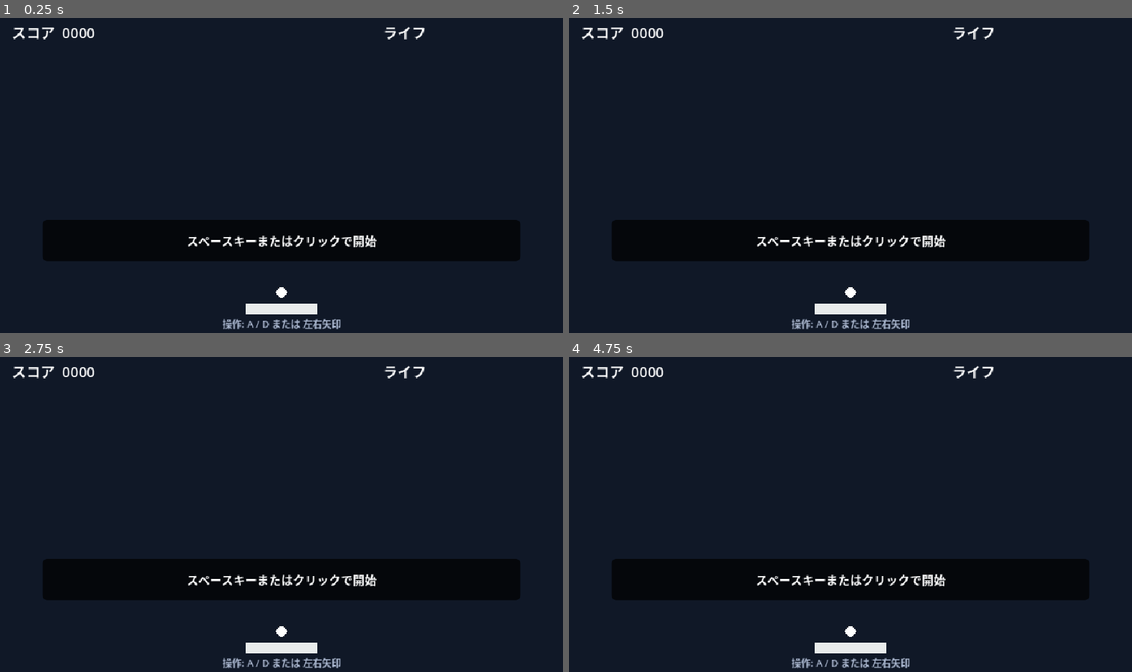
Above: before the commit, frames 1-4 (two rows, left to right).
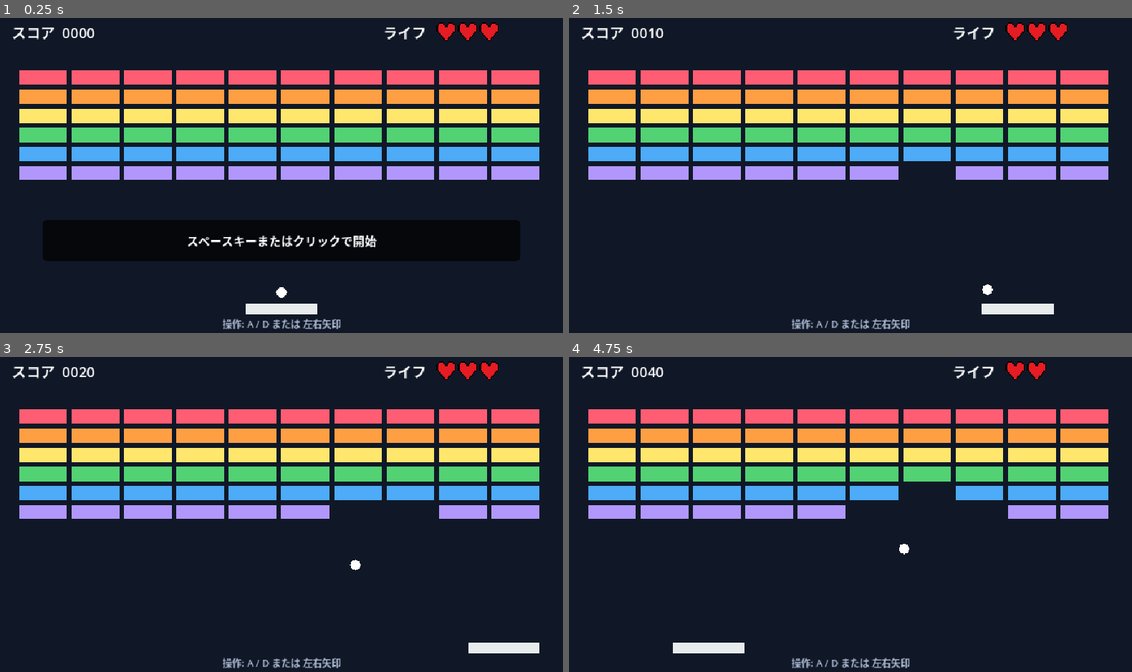
Above: after the commit, the same moments.

Repository: ittokunvim/example-godot
Game: Godot game, scene res://main.tscn
Same seed, same stepped clock (60 frames per second), same inputs: the game is played once before the commit and once after it.
Inputs (mouse positions are in pixels of both pictures, inside the frame that each line leads up to):
- Up to frame 1 (0.25 s): no input
- Up to frame 2 (1.5 s): tap Enter (ui_accept) at 0.5, 1.35 s; move the mouse to (974, 156) at 0.52 s; hold D (move_right) 0.53-1.28 s; hold Enter (ui_accept) 0.53-1.28 s; click (974, 156) at 0.67 s; move the mouse to (737, 188) at 1.27 s; hold A (move_left) from 1.28 s (still down)
- Up to frame 3 (2.75 s): tap Enter (ui_accept) at 1.52, 1.82 s; move the mouse to (337, 438) at 2.02 s; release A (move_left) at 2.03 s; hold D (move_right) from 2.03 s (still down); hold Enter (ui_accept) from 2.03 s (still down)
- Up to frame 4 (4.75 s): move the mouse to (822, 574) at 2.77 s; release Enter (ui_accept) at 2.78 s; tap Enter (ui_accept) at 2.85, 3.02, 3.32, 4.35, 4.52 s; click (822, 574) at 2.92 s; move the mouse to (1025, 558) at 3.52 s; release D (move_right) at 3.53 s; hold Enter (ui_accept) 3.53-4.28 s; hold A (move_left) from 3.53 s (still down); move the mouse to (675, 464) at 4.27 s

The runs differ from the first frame. In frame 1, 24% of the frame differs, in the area x 3-96%, y 1-52%; in frame 2, 35%, in the area x 3-96%, y 1-95%; in frame 3, 35%; in frame 4, 34%.
Error before the commit: Parse Error: Used space character for indentation instead of tab as used before in the file. (res://game.gd:56)

Commit message:
Fix codes

Diff:
--- a/breakout/game.gd
+++ b/breakout/game.gd
@@ -53,7 +53,7 @@
 			if _lives <= 0 or _bricks_remaining == 0:
 				_score = 0
 				_lives = MAX_LIVES
-        _restore_hearts()
+				_restore_hearts()
 			_game_over = false
 			_awaiting_launch = true
 			_create_bricks()
@@ -127,7 +127,6 @@
 
 	_playing = false
 	_awaiting_launch = true
-	_lives -= 1
 	_lose_life()
 	_update_hud()
 	paddle.set_active(false)
